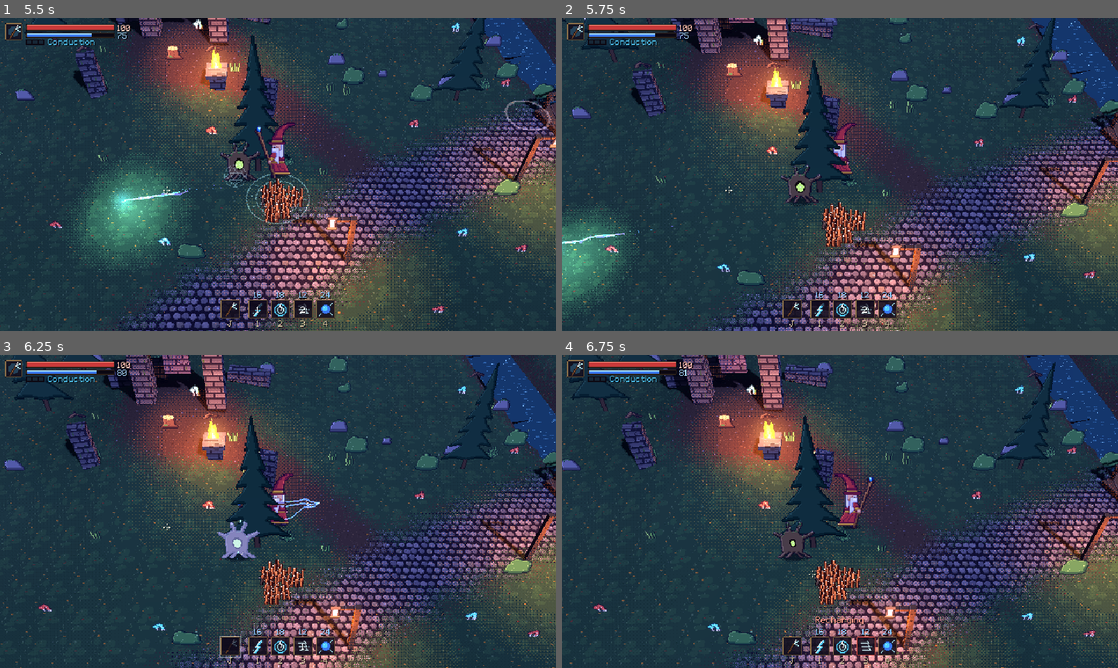
Above: before the commit, frames 1-4 (two rows, left to right).
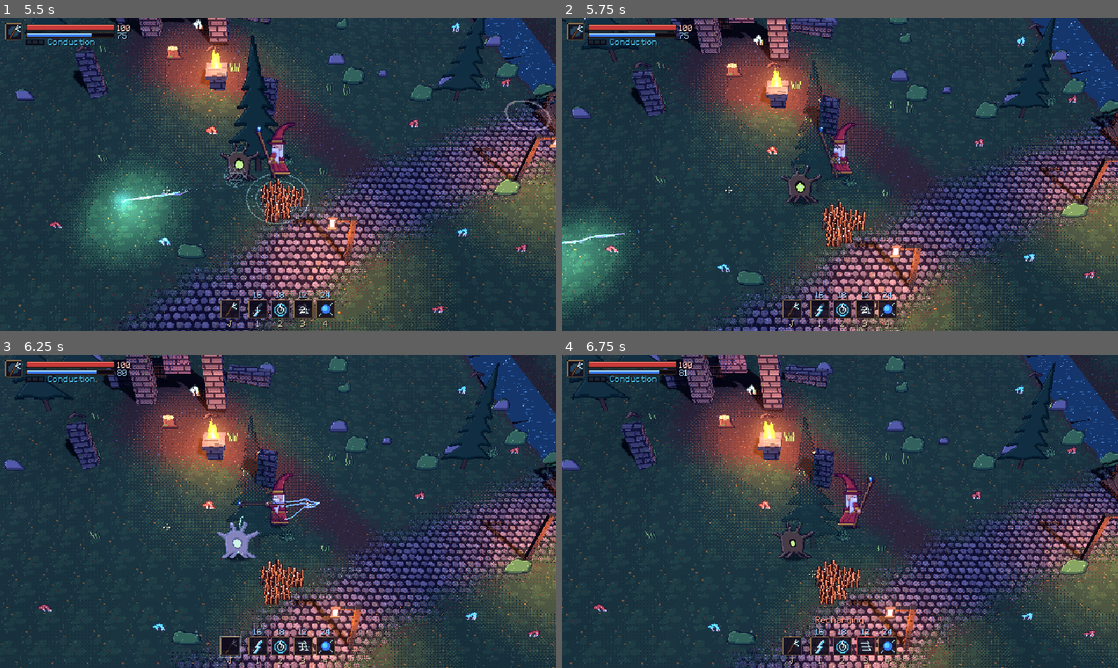
Above: after the commit, the same moments.

Repository: xbogert-cmd/wardlight
Game: Godot game, scene res://scenes/main.tscn
Two runs of this game, one before a commit and one after it. Both use one fixed random seed, a clock stepped at 60 frames per second and the inputs below.
Inputs (mouse positions are in pixels of both pictures, inside the frame that each line leads up to):
- Up to frame 1 (5.5 s): tap Enter at 0.5 s; move the mouse to (250, 237) at 0.52 s; hold W (up) 0.53-1.25 s; tap 3 (spell_3) at 0.6, 2.3, 3.8, 5.3 s; click (250, 237) at 0.67 s; tap Space (jump) at 0.77, 1.07, 3.77, 4.07 s; drag from (444, 221) to (250, 237) at 1.27 s; move the mouse to (111, 127) at 2.02 s; hold A (move_left) 2.03-2.75 s; tap B (build) at 2.1 s; drag from (305, 174) to (111, 127) at 2.77 s; move the mouse to (194, 96) at 3.52 s; hold S (down) 3.53-4.25 s; tap E (interact) at 3.6 s; drag from (400, 158) to (194, 96) at 4.27 s; move the mouse to (166, 190) at 5.02 s; hold W (up) from 5.03 s (still down); tap 1 (spell_1) at 5.1 s; click (166, 190) at 5.17 s
- Up to frame 2 (5.75 s): keep holding W (up)
- Up to frame 3 (6.25 s): release W (up) at 5.75 s; drag from (333, 442) to (166, 527) at 5.77 s
- Up to frame 4 (6.75 s): move the mouse to (812, 574) at 6.52 s; hold D (move_right) from 6.53 s (still down); tap 3 (spell_3) at 6.6 s

Frame 1 is identical in both runs. In frame 2, 0.7% of the frame differs, in the area x 40-53%, y 13-56%; in frame 3, 0.6%; in frame 4, 0.6%.

Commit message:
Fade trees that hide the wizard, depth-bias ground marks on slopes, 3D demos, docs
Co-Authored-By: Claude Opus 5.5 <noreply@anthropic.com>

Diff:
--- a/game/core/demo_driver.gd
+++ b/game/core/demo_driver.gd
@@ -45,6 +45,12 @@
 		[5.8, "tp", "-12,2"], [7.0, "shot", "e07_knot"], [7.6, "shot", "e08_knot"], [8.2, "shot", "e09_knot"],
 		[8.4, "tp", "21,-9"], [9.6, "shot", "e10_sentinel"], [10.3, "shot", "e11_sentinel"], [11.0, "shot", "e12_sentinel"],
 		[11.2, "quit", ""],
+	],
+	# tree fading + ground rings on the ruins hill
+	"check": [
+		[0.1, "freeze", ""], [0.2, "learn", ""], [0.3, "tp", "-12,2"], [1.0, "shot", "k01_behind_tree"],
+		[1.1, "school", "hex"], [1.2, "tp", "-16.5,1"], [1.8, "tap", "spell_3"], [2.3, "shot", "k02_siphon_slope"],
+		[3.6, "school", "fire"], [3.7, "tap", "spell_3"], [4.1, "shot", "k03_ward_slope"], [4.3, "quit", ""],
 	],
 	"idle_die": [
 		[0.1, "hold", "move_right"], [0.8, "release", "move_right"], [40.0, "quit", ""],
--- a/game/world/crossing.gd
+++ b/game/world/crossing.gd
@@ -34,6 +34,7 @@
 var spawn_point := Vector3.ZERO
 var checkpoint := Vector3.ZERO
 var display_name := "Briarwood Crossing"
+var fader := OcclusionFader.new()
 var road := [Vector2(-26, 20), Vector2(-15, 11), Vector2(-7, 5), Vector2(1, 1), Vector2(6.5, -1.5), Vector2(13, -5), Vector2(20, -9), Vector2(28, -12)]
 var side_path := [Vector2(-7, 5), Vector2(-11, 1), Vector2(-15.5, -2.2)]
 var stream := [Vector2(27, 21), Vector2(15, 9), Vector2(7, 1.8), Vector2(3.8, -0.5), Vector2(2.0, -6), Vector2(0.8, -12), Vector2(0.3, -17.5)]
@@ -65,6 +66,7 @@
 	checkpoint = spawn_point
 	cam = GameCamera3D.new()
 	add_child(cam)
+	add_child(fader)
 	_spawn_enemies()
 
 
@@ -76,6 +78,7 @@
 		add_child(p)
 	p.global_position = spawn_point
 	cam.target = p
+	fader.target = p
 	cam.snap()
 	if not p.died.is_connected(_on_player_died):
 		p.died.connect(_on_player_died)
@@ -386,7 +389,7 @@
 		if absf(p.x) < 22.0 and p.y > -12.0 and p.y < 16.0 and rng.randf() < 0.75:
 			continue
 		var k: String = kinds[rng.randi_range(0, kinds.size() - 1)]
-		_bill(load(D + k), _ground(p.x, p.y), rng.randf_range(0.85, 1.15))
+		fader.add(_bill(load(D + k), _ground(p.x, p.y), rng.randf_range(0.85, 1.15)))
 		placed += 1
 
 
--- /dev/null
+++ b/game3d/occlusion_fader.gd
@@ -0,0 +1,46 @@
+class_name OcclusionFader
+extends Node
+## Dithers out tall scenery (trees, big props) standing between the camera
+## and the wizard, so the player is never lost behind a pine.
+
+const FADED := 0.6
+
+var target: Node3D
+var items: Array[PixelBillboard] = []
+var _t := 0.0
+var _fade := {}          # billboard -> current fade
+
+
+func add(b: PixelBillboard) -> void:
+	items.append(b)
+
+
+func _process(delta: float) -> void:
+	var cam := get_viewport().get_camera_3d()
+	if cam == null or target == null or not is_instance_valid(target):
+		return
+	_t -= delta
+	if _t > 0.0:
+		_animate(delta)
+		return
+	_t = 0.1
+	var tp := cam.unproject_position(target.global_position + Vector3(0, 0.9, 0))
+	for b in items:
+		var want := 0.0
+		# only things nearer the camera than the wizard can hide him
+		if b.global_position.z > target.global_position.z + 0.2 and absf(b.global_position.x - target.global_position.x) < 6.0:
+			var base := cam.unproject_position(b.global_position)
+			var top := cam.unproject_position(b.global_position + Vector3(0, b.cell.y * PixelBillboard.PX * b.scale.y * 1.5, 0))
+			var hw := b.cell.x * 0.5 * b.scale.x * 1.1
+			if tp.x > base.x - hw and tp.x < base.x + hw and tp.y > top.y and tp.y < base.y + 4.0:
+				want = FADED
+		_fade[b] = [_fade.get(b, [0.0, 0.0])[0], want]
+	_animate(delta)
+
+
+func _animate(delta: float) -> void:
+	for b: PixelBillboard in _fade:
+		var f: Array = _fade[b]
+		if f[0] != f[1]:
+			f[0] = move_toward(f[0], f[1], delta * 4.0)
+			b.set_fade(f[0])
Not shown, added: game3d/occlusion_fader.gd.uid
Not shown, changed: README.md
Not shown, changed: docs/checklist.md
